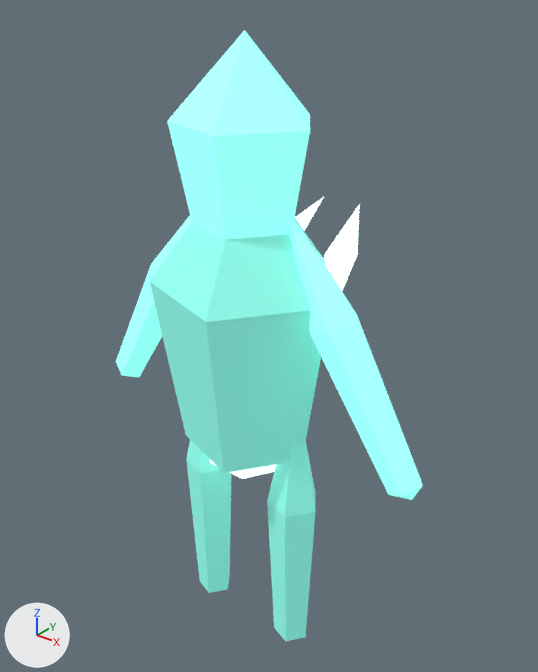
The Blender file assets/models/source/deep-fracture-creature-Shardling-spirit.blend, before and after one commit.
Rendered twice from a camera (50 mm lens) standing at (1.317, -1.548, 2.076) and looking at (-0.025, 0.129, 1.036). The lights are fixed; the arrows at lower left show +X, +Y and +Z. The older version comes first.

Objects in the first picture: 'arm-l', 'arm-r', 'back-spine-left', 'back-spine-right', 'head', 'locomotion-core', 'runner-l', 'runner-r', 'torso'.
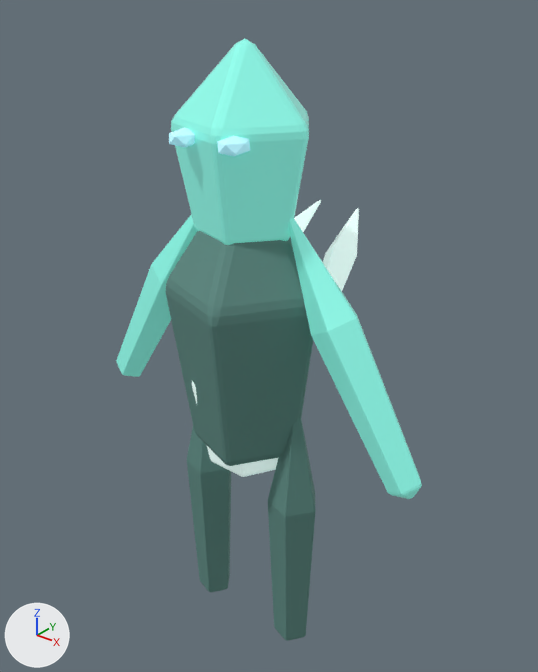
Location of each change, [x1, y1, x2, y2] in pixels of the pictures (538 x 672 px):
'torso', recoloured, surface changed, mesh rescaled, modifiers changed (16% narrower, 8% shorter): before [149, 218, 326, 473]; after [165, 231, 313, 466]
'head', surface changed, modifiers changed (darker): before [167, 30, 310, 240]; after [171, 39, 309, 245]
'arm-r', surface changed: [289, 219, 422, 499] in both
'runner-r', recoloured, surface changed (darker): [268, 442, 316, 641] in both
'runner-l', recoloured, surface changed (darker): [187, 440, 231, 592] in both
'arm-l', surface changed (darker): [116, 216, 192, 377] in both
'back-spine-right', surface changed: [324, 208, 359, 291] in both
'locomotion-core', surface changed (darker): [233, 465, 276, 477] in both
'inset-eye-1', added (cyan): after [218, 136, 250, 156]
'inset-eye--1', added: after [169, 128, 195, 147]
'back-spine-left', surface changed: [295, 200, 321, 230] in both

What changed in the scene script:
```text
Change mat_export_source:
    mat_export_source.emission_strength: 1.0 -> 0.28
Change mat_export_source_001:
    mat_export_source_001.base_color: (0.26, 0.92, 0.78) -> (0.115, 0.267, 0.234)  # cyan #8bf6e5 -> cyan #5f8d85
    remove mat_export_source_001.emission_color = (0.065, 0.23, 0.195)  # cyan #48847a
    remove mat_export_source_001.emission_strength = 1.0
Change mat_export_source_002:
    mat_export_source_002.emission_strength: 1.0 -> 0.28
Add mat_inset_elemental_eyes:
    mat_inset_elemental_eyes = principled_material('inset-elemental-eyes')
    mat_inset_elemental_eyes.base_color = (0.5, 0.85, 0.9)  # cyan #bcedf3
    mat_inset_elemental_eyes.emission_color = (0.25, 0.65, 0.8)  # cyan #89d3e7
    mat_inset_elemental_eyes.emission_strength = 0.45
Change me_torso:
    used by ob_torso; location = (0.028, 0.0, 1.174)
    remove me_torso.from_pydata(...)  # 12 vertices, 20 faces; spans x -0.262..0.262, y -0.276..0.276, z -0.484..0.484
    add me_torso.from_pydata(...)  # 12 vertices, 20 faces; spans x -0.226..0.226, y -0.251..0.251, z -0.484..0.484
    me_torso part 1: the whole mesh is scaled about its middle by (0.86, 0.91, 1)
Add me_icosphere_001:
    me_icosphere_001.from_pydata(...)  # an icosphere of 20 faces spanning x -0.0357..0.0357, y -0.0442..0.0442, z -0.025..0.025
    me_icosphere_001.materials.append(mat_inset_elemental_eyes)  # cyan #bcedf3, glowing cyan #89d3e7
Change ob_torso:
    add _m = ob_torso.modifiers.new('Crafted edge chamfer', 'BEVEL')
    add _m.width = 0.0236
    add _m.width_pct = 0.0236
    add _m.segments = 2
    add _m.angle_limit = 0.454
Change ob_head:
    add _m = ob_head.modifiers.new('Crafted edge chamfer', 'BEVEL')
    add _m.width = 0.0171
    add _m.width_pct = 0.0171
    add _m.segments = 2
    add _m.angle_limit = 0.454
Add ob_inset_eye_1:
    ob_inset_eye_1 = bpy.data.objects.new('inset-eye-1', me_icosphere_001)
    ob_inset_eye_1.location = (0.104, -0.168, 1.7)
Add ob_inset_eye__1:
    ob_inset_eye__1 = bpy.data.objects.new('inset-eye--1', me_icosphere_001.copy())
    ob_inset_eye__1.location = (-0.064, -0.168, 1.7)
```
